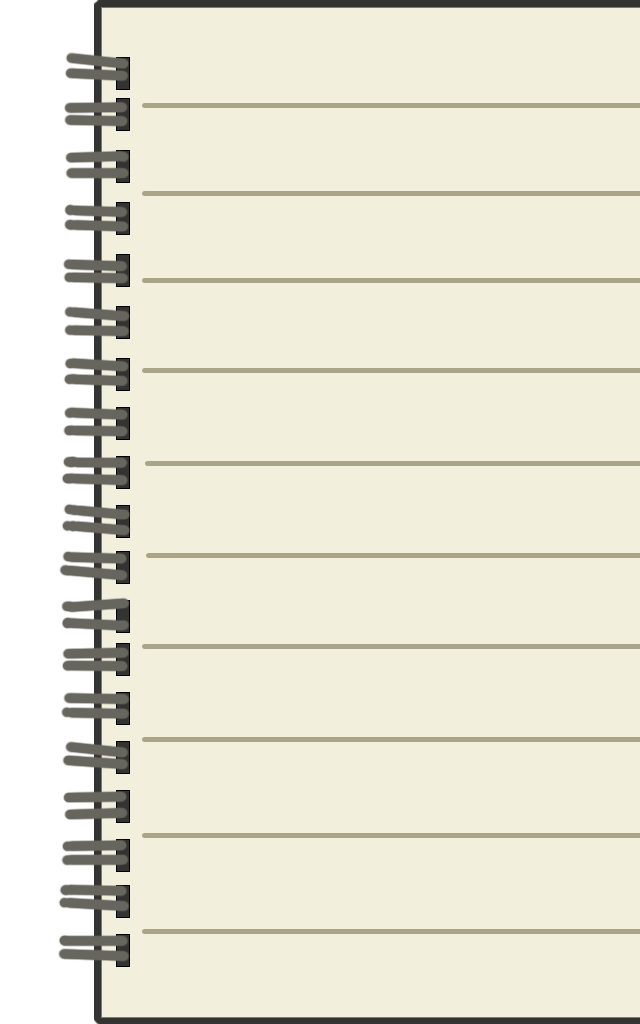
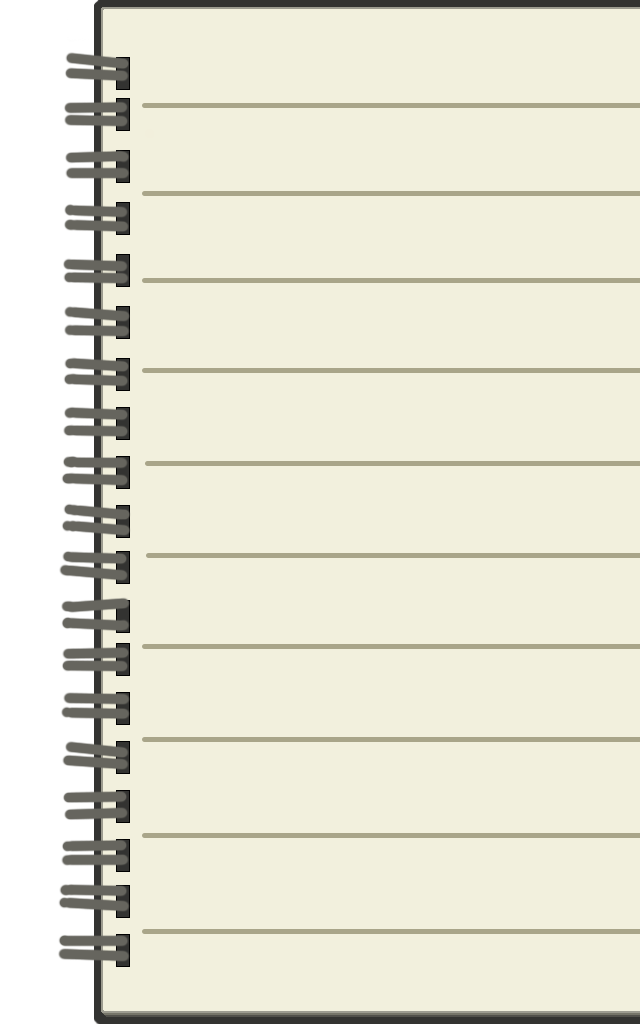
Two versions of the same layered image (640x1024). Layer-by-layer changes:
painted on "Layer 4" over (101, 7, 640, 1017)
painted on "Shape 2 copy" over (102, 7, 640, 8)
painted on "Shape 2" over (101, 1017, 640, 1018)
painted on "Shape 1" over (94, 0, 640, 1018)
